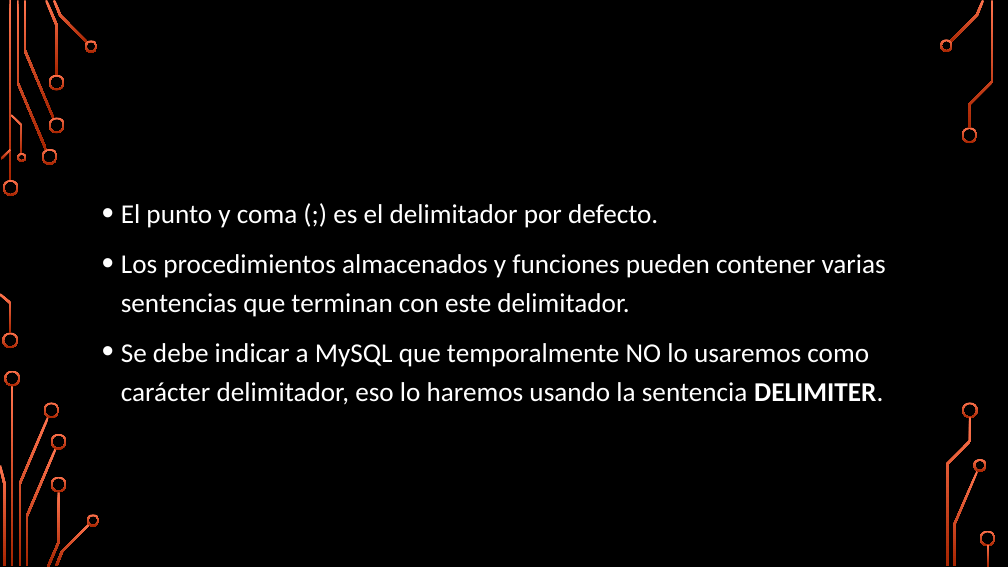
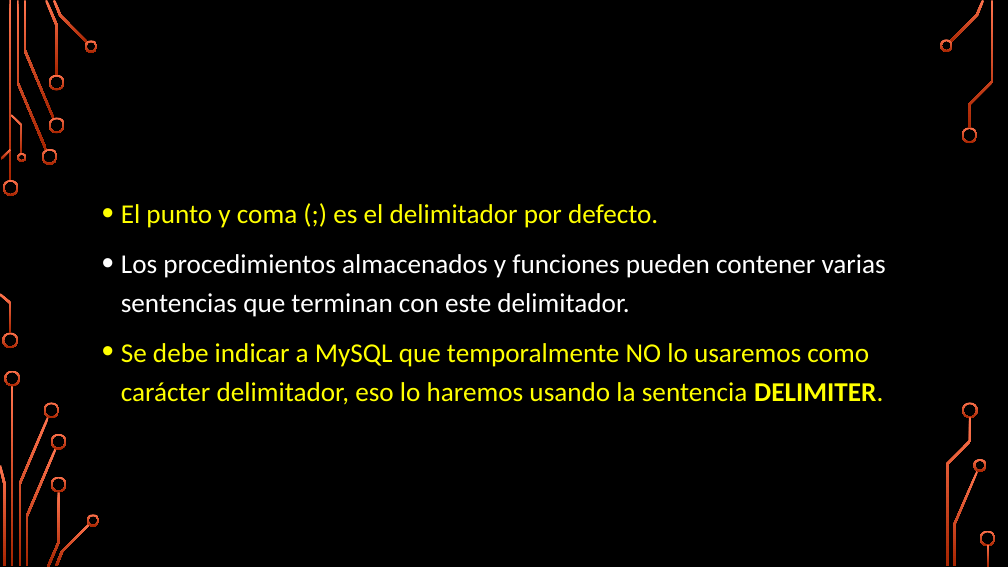
Before and after one commit to Biblioteca-Organizacion-ULP/Segundo-Cuatrimestre-biblioteca, a slide deck: slide 21 of primer-anio/segundo-cuatrimestre/base-de-datos/teoria/7 Procedimientos_almacenados_2.pptx. Drawn at 1008x567 pixels with LibreOffice and Linux fonts; fonts in the diff are those of the drawing; background and template pictures are left out. Boxes give left, top, right and bottom in pixels: in the first picture for what was removed or moved away, otherwise in the second. Text is boxed around its words. In the diff, an @@ line names an element or a change of style, - is before the commit and + after.

```diff
--- a/primer-anio/segundo-cuatrimestre/base-de-datos/teoria/7 Procedimientos_almacenados_2.pptx
+++ b/primer-anio/segundo-cuatrimestre/base-de-datos/teoria/7 Procedimientos_almacenados_2.pptx
@@ text at (x1=121, y1=204, x2=883, y2=405): text colour #FFFFFF to #FFFF00 in "El punto y coma (;) es el ...", "Se debe indicar a MySQL que temporalmente ..."; highlight none to #000000 in "Se debe indicar a MySQL que temporalmente ..." @@
```
Also in this commit, not shown: 20 other slides changed, 3 other files.
